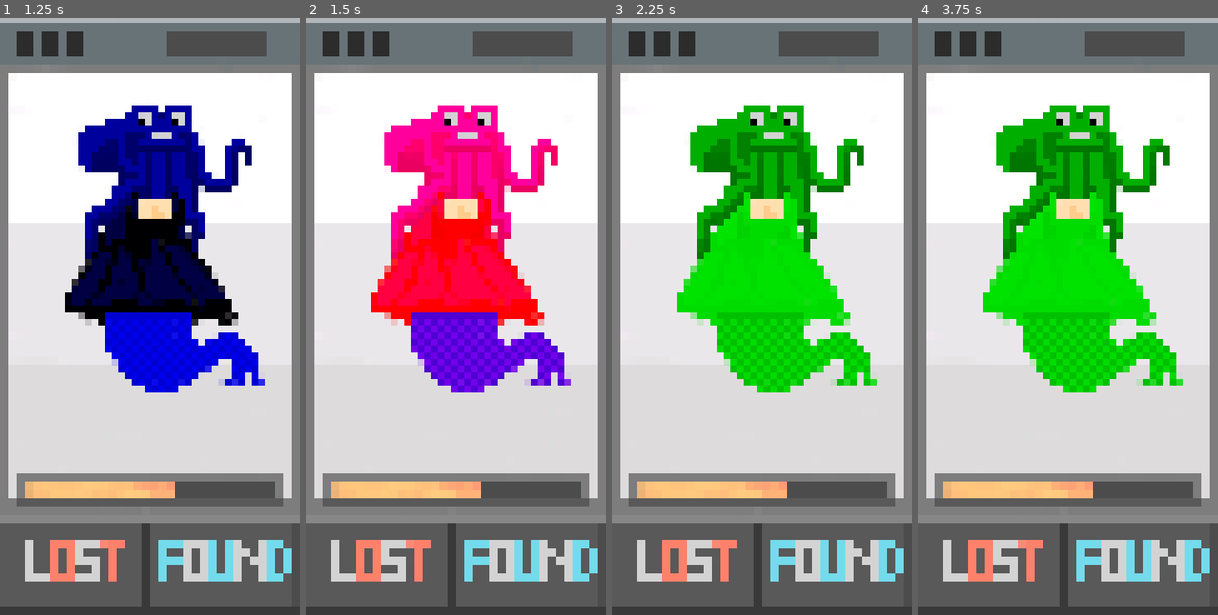
Above: before the commit, frames 1-4 (left to right).
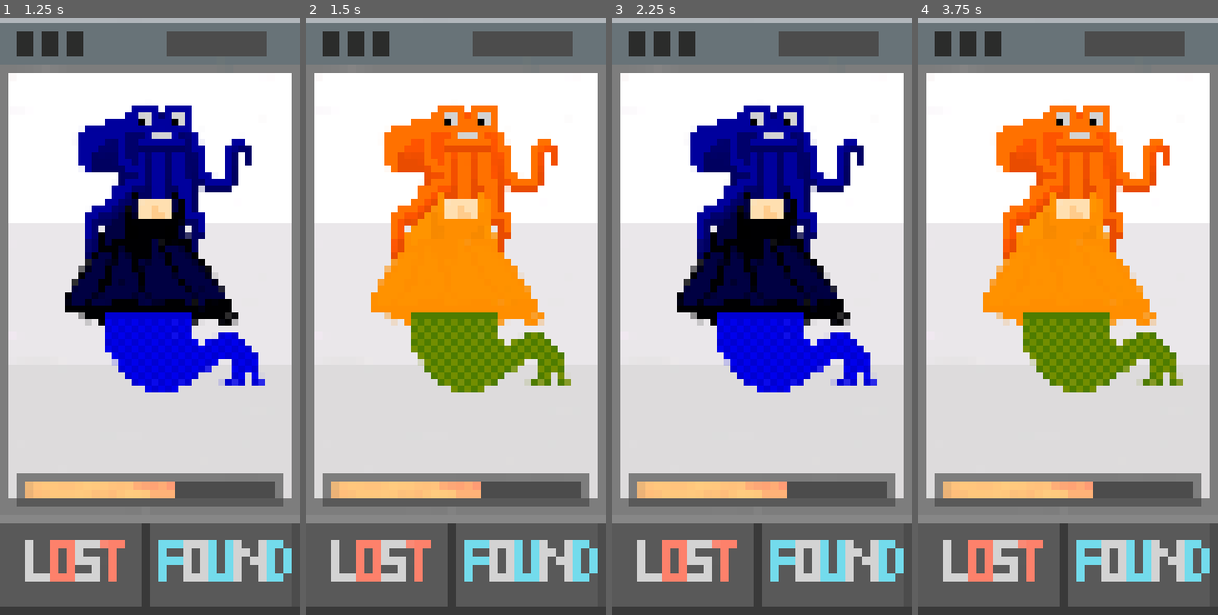
Above: after the commit, the same moments.

Repository: yuminasd/DepotTinder
Game: Godot game, scene res://Scenes/GameplayLayoutNew.tscn
Two runs of this game, one before a commit and one after it. Both use one fixed random seed, a clock stepped at 60 frames per second and the inputs below. Before the commit the project starts from res://Scenes/GameplayLayoutNewColorChanging.tscn.
Inputs (mouse positions are in pixels of both pictures, inside the frame that each line leads up to):
- Up to frame 1 (1.25 s): click (72, 567) at 0.5 s
- Up to frame 2 (1.5 s): click (528, 567) at 1.25 s
- Up to frame 3 (2.25 s): click (684, 567) at 2 s
- Up to frame 4 (3.75 s): click (1140, 567) at 2.75 s; click (990, 567) at 3.5 s

Frame 1 is identical in both runs. In frame 2, 18% of the frame differs, in the area x 21-89%, y 14-63%; in frame 3, 19%; in frame 4, 18%.
Error after the commit: Invalid set index 'text' (on base: 'null instance') with value of type 'String'. (res://Scripts/TinderGameplay.gd:33)

Commit message:
Added score functionality and score display

Diff:
--- a/Scenes/GameplayLayoutNewColorChanging.tscn
+++ b/Scenes/GameplayLayoutNewColorChanging.tscn
@@ -73,5 +73,12 @@
 __meta__ = {
 "_edit_use_anchors_": false
 }
+
+[node name="Score" type="Label" parent="."]
+margin_left = 199.0
+margin_top = 21.0
+margin_right = 316.0
+margin_bottom = 50.0
+align = 1
 [connection signal="pressed" from="LostButton" to="." method="_on_LostButton_pressed"]
 [connection signal="pressed" from="FoundButton" to="." method="_on_FoundButton_pressed"]
--- /dev/null
+++ b/Scenes/SwipeDetector.tscn
@@ -0,0 +1,9 @@
+[gd_scene load_steps=2 format=2]
+
+[ext_resource path="res://Scripts/SwipeDetector.gd" type="Script" id=1]
+
+[node name="SwipeDetector" type="Node"]
+script = ExtResource( 1 )
+
+[node name="Timer" type="Timer" parent="."]
+one_shot = true
--- a/Scripts/TinderGameplay.gd
+++ b/Scripts/TinderGameplay.gd
@@ -16,25 +16,38 @@
 }
 
 const COLORS := {
-	"red" : Color(1.0, 0.0, 1.0),
-	"green" : Color(0.0, 1.0, 0.0),
-	"blue" : Color(0.0, 0.0, 1.0)
+	"red" : Color.red,
+	"green" : Color.green,
+	"blue" : Color.blue,
+	"orange" : Color.orange,
+	"purple" : Color.purple
 }
+
+var score:int = 0;
+var currentColorKey
+onready var correctColorKey = COLORS.keys()[randi() % COLORS.keys().size()]
 
 
 # Called when the node enters the scene tree for the first time.
 func _ready():
-	pass # Replace with function body.
+	$Score.text = str(score)
+	generate_new_monster()
 
 
 # Called every frame. 'delta' is the elapsed time since the previous frame.
 #func _process(delta):
 #	pass
 
+func proccess_found_swipe() -> void:
+	if (currentColorKey == correctColorKey) :
+		score += 1
+		$Score.text = str(score)
+		print("score is ", score)
+
 
 func generate_new_monster() -> void:
-	var colorKey = COLORS.keys()[randi() % COLORS.keys().size()]
-	var color = COLORS[colorKey]
+	currentColorKey = COLORS.keys()[randi() % COLORS.keys().size()]
+	var color = COLORS[currentColorKey]
 	monster.change_head_color(color)
 	monster.change_torso_color(color)
 	monster.change_legs_color(color)
@@ -44,4 +57,5 @@
 
 
 func _on_FoundButton_pressed():
+	proccess_found_swipe()
 	generate_new_monster()
--- a/project.godot
+++ b/project.godot
@@ -21,7 +21,7 @@
 [application]
 
 config/name="DepotTInder"
-run/main_scene="res://Scenes/GameplayLayoutNewColorChanging.tscn"
+run/main_scene="res://Scenes/GameplayLayoutNew.tscn"
 config/icon="res://icon.png"
 
 [display]
